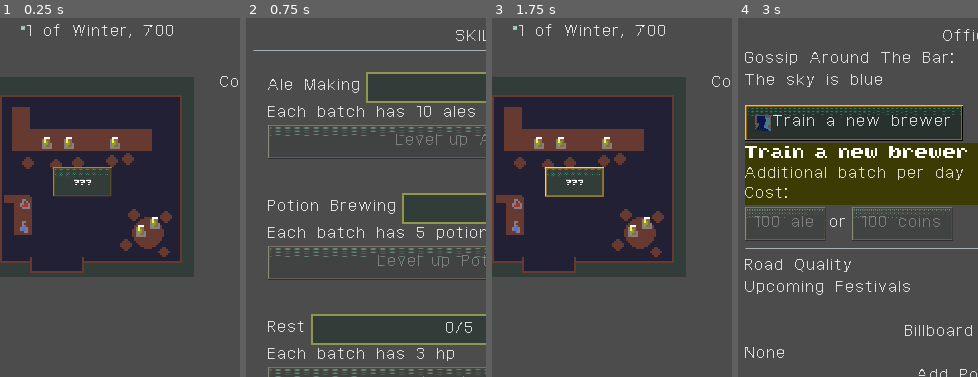
Above: before the commit, frames 1-4 (left to right).
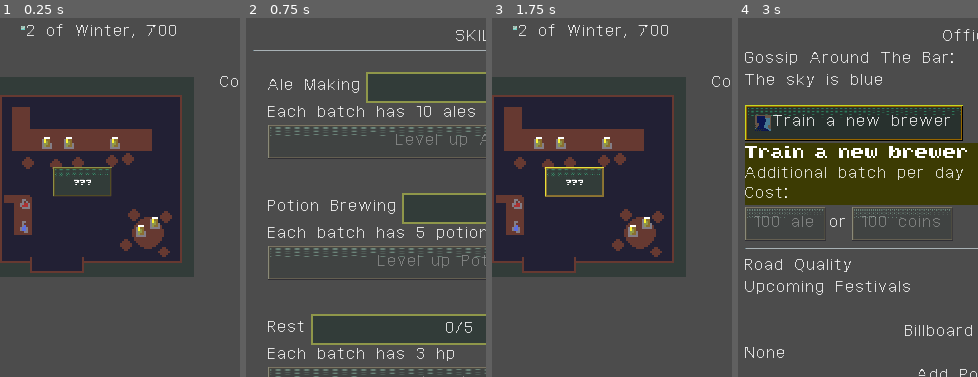
Above: after the commit, the same moments.

Repository: RoxT/InnKeeperUnlimited
Game: Godot game, scene res://Inn.tscn
The game is run twice, just before and just after one commit, with the same random seed, the same clock (stepped at 60 frames per second) and the same inputs.
Inputs:
- Up to frame 1 (0.25 s): no input
- Up to frame 2 (0.75 s): click "Skills ->" at 0.5 s
- Up to frame 3 (1.75 s): click "Back to Inn" at 1.25 s
- Up to frame 4 (3 s): click "<- Office" at 2 s; click "Train a new brewer" at 2.75 s
The pictures show only the part of the screen within x 2-52%, y 0-50%; the shares and areas given below are measured in that part.

The runs differ from the first frame. In frame 1, 0.6% of the frame differs, in the area x 11-74%, y 1-6%; in frame 2, nothing differs; in frame 3, 0.6%; in frame 4, nothing differs.

Commit message:
turns change in SaveGame

Diff:
--- a/project/office/festival.tscn
+++ b/project/office/festival.tscn
@@ -1,17 +1,30 @@
-[gd_scene load_steps=7 format=2]
+[gd_scene load_steps=8 format=2]
 
 [ext_resource path="res://textures/arrow.png" type="Texture" id=1]
 [ext_resource path="res://textures/event gladiator.png" type="Texture" id=2]
 [ext_resource path="res://resources/tinierBold.tres" type="DynamicFont" id=3]
 [ext_resource path="res://office/festival.gd" type="Script" id=4]
-[ext_resource path="res://resources/new_game.tres" type="Resource" id=5]
+[ext_resource path="res://scripts/SaveGameR.gd" type="Script" id=5]
 [ext_resource path="res://resources/label_theme.tres" type="Theme" id=6]
+
+[sub_resource type="Resource" id=1]
+script = ExtResource( 5 )
+coins = 10
+ale = 20
+slimes = 0
+potions = 5
+hp = 0
+patrons = 3
+turns = 1
+brewers = 1
+slime_density = 1.0
+active_posts = [  ]
 
 [node name="festival" type="VBoxContainer"]
 margin_right = 480.0
 margin_bottom = 151.0
 script = ExtResource( 4 )
-save_game_override = ExtResource( 5 )
+save_game_override = SubResource( 1 )
 title = "Gladiator Games"
 icon = ExtResource( 2 )
 season = "Summer"
--- a/project/resources/new_game.tres
+++ b/project/resources/new_game.tres
@@ -12,4 +12,5 @@
 patrons = 3
 turns = 0
 brewers = 1
+slime_density = 1.0
 active_posts = [  ]
--- a/project/scripts/SaveGameR.gd
+++ b/project/scripts/SaveGameR.gd
@@ -22,7 +22,10 @@
 	return load("res://resources/new_game.tres").duplicate()
 
 func set_turns(value:int):
-	turns = value
+	push_error("Use pass time to change turns")
+
+func pass_time():
+	turns += 1
 	var err := ResourceSaver.save(PATH, self)
 	if err != OK:
 		push_error("Error saving to : " + PATH + " error code: " +str(err))
--- a/project/scripts/SceneController.gd
+++ b/project/scripts/SceneController.gd
@@ -60,7 +60,7 @@
 	if S.ale_penalty > 0: S.ale_penalty -= 1
 	office.pass_time()
 
-	var date := save_game.DATE.new(save_game.turns)
+	var date := save_game.DATE.new(save_game.turns+1)
 	if date.day == 1:
 		season.get_node("Panel").theme_type_variation = date.get_season_label()
 		season.get_node("Label").text = tr(date.get_season_label())
@@ -70,6 +70,7 @@
 			if date.day == f.day:
 				#show festival proceeds
 				pass
+	save_game.pass_time()
 
 func on_no_ale():
 	S.ale_penalty = 10
--- a/project/scripts/scenes/Inn.gd
+++ b/project/scripts/scenes/Inn.gd
@@ -45,7 +45,6 @@
 #	pass
 
 func pass_time():
-	game.turns += 1
 	var ale_drank = 0
 	var potions_bought = 0
 	var slimes_brought = 0
@@ -126,7 +125,7 @@
 
 	update_stock()
 
-	print("average ale: " + str(round(total_ale/game.turns)) + " potions: " + str(round(total_potions/game.turns)) + " slimes: " + str(round(total_slimes/game.turns)) + " patrons_delta: " + str(patrons_delta) + " popularity: " + str(direction))
+	print("average ale: " + str(round(total_ale/game.turns+1)) + " potions: " + str(round(total_potions/game.turns+1)) + " slimes: " + str(round(total_slimes/game.turns+1)) + " patrons_delta: " + str(patrons_delta) + " popularity: " + str(direction))
 
 	emit_signal("time_passed")
 
--- a/project/scripts/scenes/Office.gd
+++ b/project/scripts/scenes/Office.gd
@@ -30,9 +30,11 @@
 	var err = hire_action.connect("buy_action", self, "_on_buy_action")
 	if err != OK:push_error("Error connecting signal: " + str(err))
 	hire_action.game = game
+	#TODO refresh
 
 func _enter_tree() -> void:
 	if loaded: init()
+	#TODO refresh
 
 func _on_BackToInn_pressed() -> void:
 	emit_signal("back_to_inn")
Binary file changed: project/resources/office_translations.en.translation
